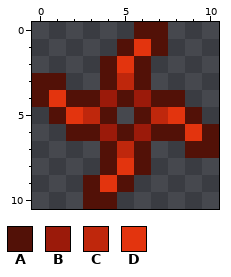
Edited in one commit: pixel-art sprite (Projectiles/Thrown/PalladiumShurikenP.png). Above is the file before it was changed.
The file is 22x22 pixels, drawn in blocks of 2x2; one block is one cell here.
Palette (. is transparent): A #521107  B #9b1a0a  C #bf270c  D #e3340e
Pixels before, first column x 0:
 0 ......AA...
 1 .....ADA...
 2 ....ADA....
 3 AA..ACA....
 4 ADAABABAA..
 5 .ADCA.ACDA.
 6 ..AABABAADA
 7 ....ACA..AA
 8 ....ADA....
 9 ...ADA.....
10 ...AA......
New version:
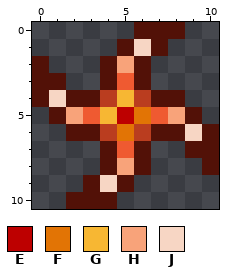
Colours new in this view: E #bd0000  F #e27405  G #f7b733  H #f8a37a  J #f7d6c4
Diff:
colour B: #9b1a0a -> #ba3d1f
colour C: #bf270c -> #ef5a31
Changed rows in their new state; - is a pixel that keeps its letter.
first column x 0:
 0 --------A--
 1 ------J----
 2 A----H-----
 4 -J---G-----
 5 --H-GEF-H--
 6 -----F---J-
 8 -----H----A
 9 ----J------
10 --A--------
